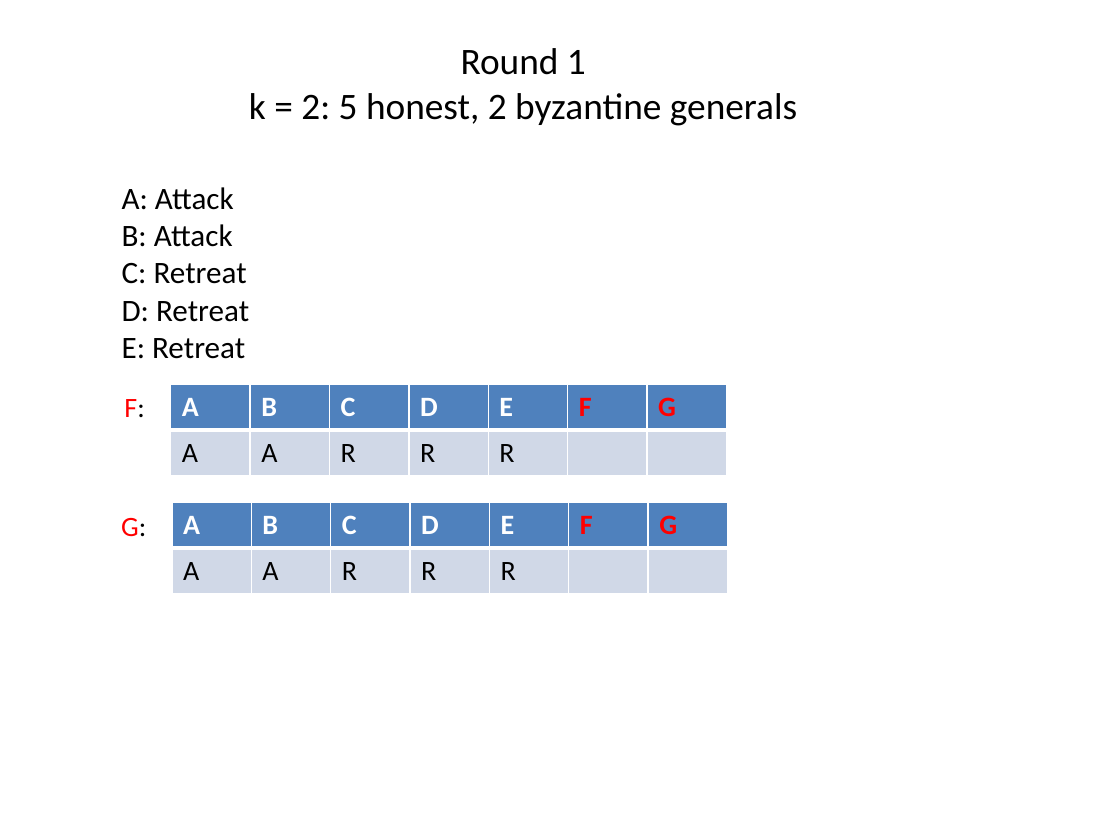
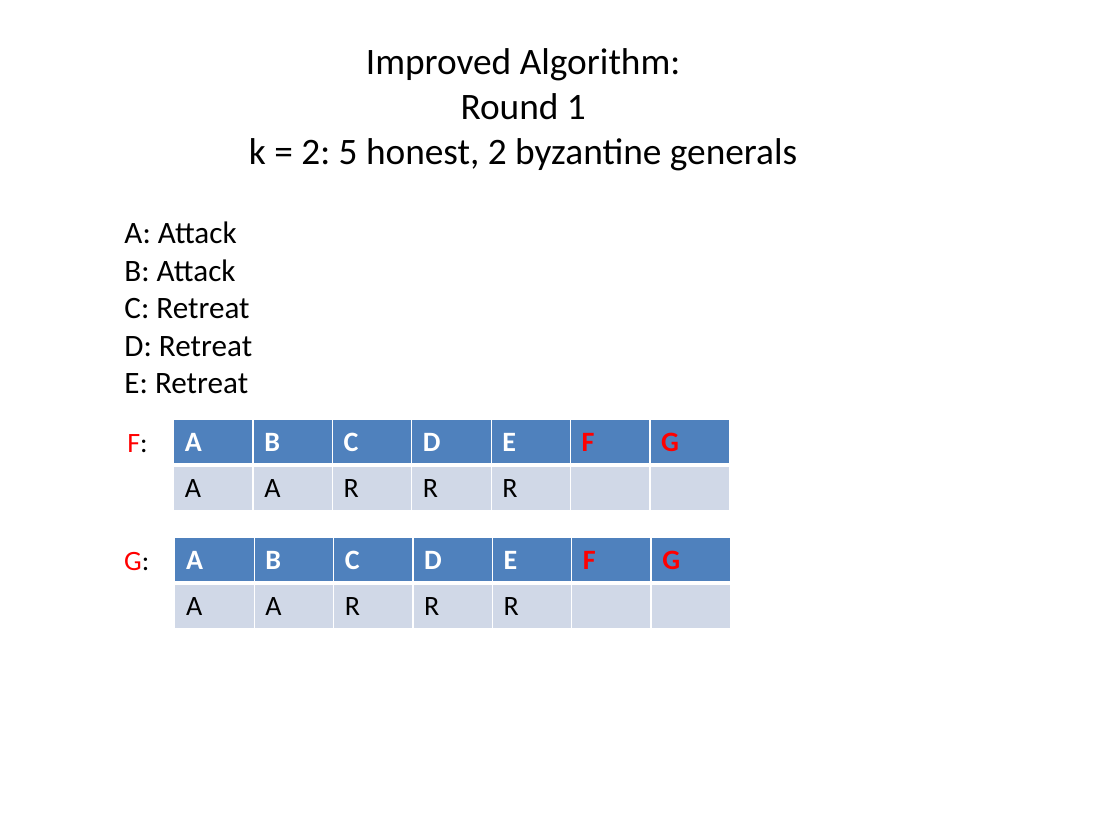
Before and after one commit to tjeromin/Distributed-Systems, a slide deck: slide 4 of Lab4/task3.pptx. Drawn at 1120x840 pixels with LibreOffice and Linux fonts; fonts in the diff are those of the drawing. Boxes give left, top, right and bottom in pixels: in the first picture for what was removed or moved away, otherwise in the second. Text is boxed around its words. In the diff, an @@ line names an element or a change of style, - is before the commit and + after.

```diff
--- a/Lab4/task3.pptx
+++ b/Lab4/task3.pptx
@@ text at box(366, 48, 681, 81): paragraph added @@
+Improved Algorithm:
@@ text "A: Attack": place and size @@
-text "A: Attack" at box(122, 187, 249, 359)
+text "A: Attack" at box(124, 221, 252, 394)
@@ 2 tables, 2 texts: place and size @@
-2 tables, 2 texts at box(121, 384, 729, 594)
+2 tables, 2 texts at box(124, 419, 731, 628)
```
Also in this commit, not shown: 3 other slides changed, 1 other file.
